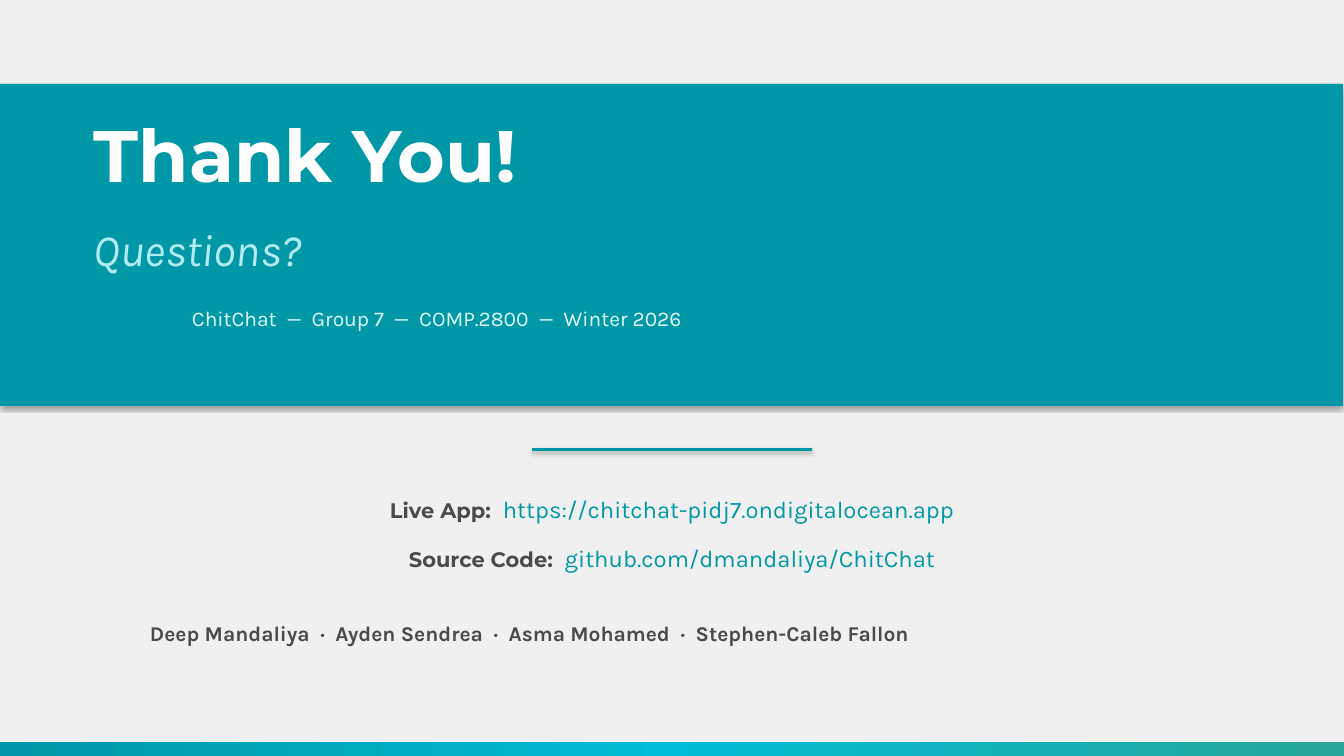
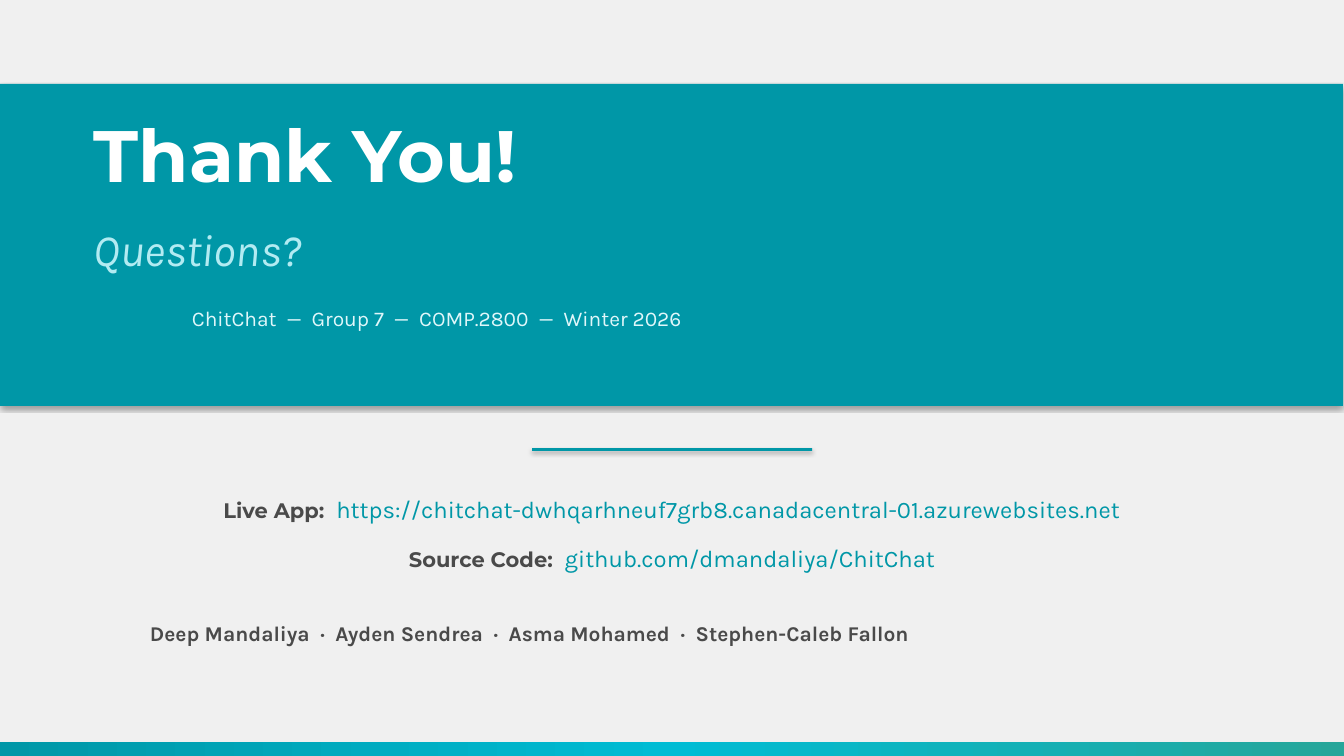
Before and after one commit to dmandaliya/ChitChat, a slide deck: slide 10 of docs/ChitChat_Presentation.pptx. Drawn at 1344x756 pixels with LibreOffice and Linux fonts; fonts in the diff are those of the drawing. Boxes give left, top, right and bottom in pixels: in the first picture for what was removed or moved away, otherwise in the second. Text is boxed around its words. In the diff, an @@ line names an element or a change of style, - is before the commit and + after.

Commit message:
Update presentation: replace all DigitalOcean references with Azure

```diff
--- a/docs/ChitChat_Presentation.pptx
+++ b/docs/ChitChat_Presentation.pptx
@@ text at (223,500,1119,524): text changed @@
-Live App: https://chitchat-pidj7.ondigitalocean.app
+Live App: https://chitchat-dwhqarhneuf7grb8.canadacentral-01.azurewebsites.net
```
Also in this commit, not shown: 5 other slides changed.
